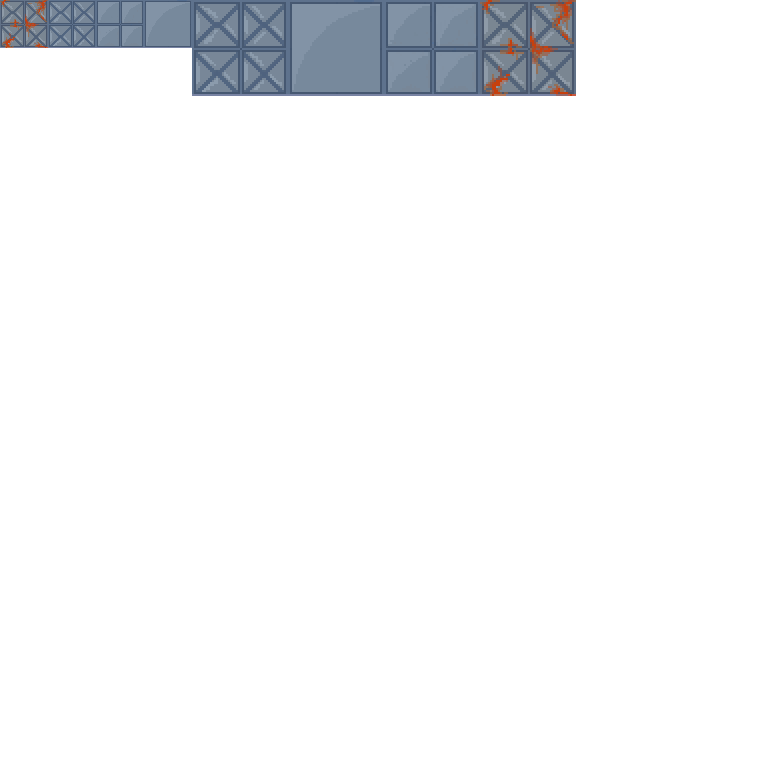
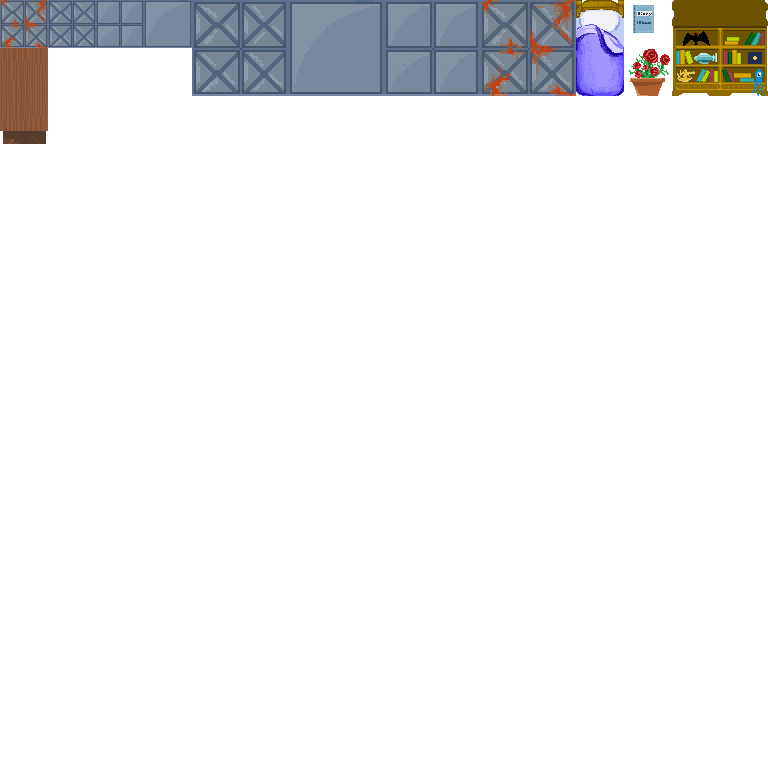
Before/after of a w=768, h=768 layered artwork. What changed in the layer stack:
added layer "rosebush.png" above "desk.png" over [629, 49, 670, 96]
added layer "desk.png" above "bookshelf.png" over [0, 48, 48, 144]
added layer "bookshelf.png" above "diary.png" over [672, 0, 768, 96]
added layer "diary.png" above "bed.png" over [633, 5, 654, 33]
added layer "bed.png" above "rust-tile_scaled_2x_pngcrushed.png" over [576, 0, 624, 96]
